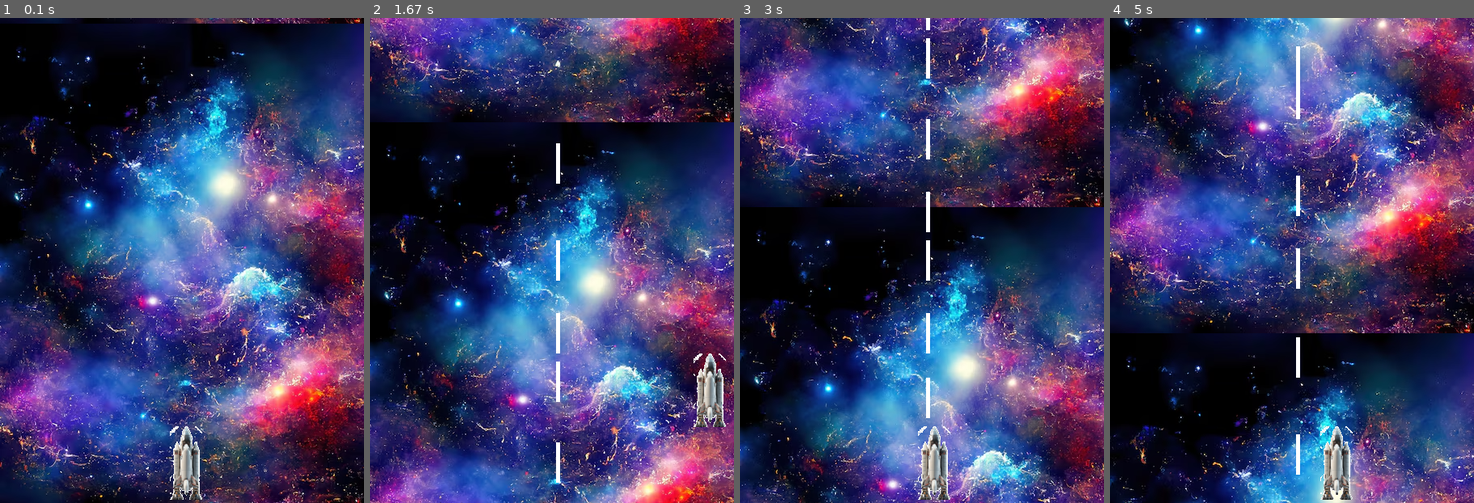
Above: before the commit, frames 1-4 (left to right).
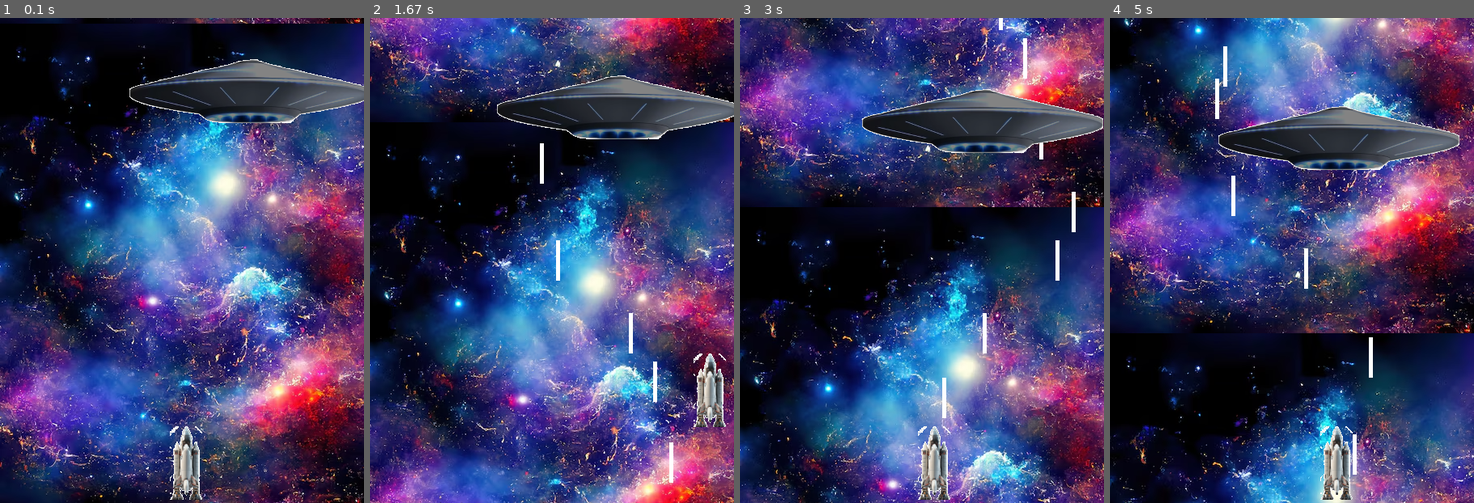
Above: after the commit, the same moments.

Repository: kzm0705/pypygame
Game: pygame game, started from shooting_game.py
The game is run twice, just before and just after one commit, with the same random seed, the same clock (stepped at 60 frames per second) and the same inputs.
Inputs:
- Up to frame 1 (0.1 s): no input
- Up to frame 2 (1.67 s): tap Space at 0.33, 0.73, 1.03, 1.23, 1.57 s; hold Right 0.67-1.13 s; hold Up 1.17-1.47 s; hold Right from 1.5 s (still down)
- Up to frame 3 (3 s): tap Space at 1.87, 2.07, 2.37, 2.63, 2.97 s; release Right at 1.97 s; hold Left 2-2.53 s; hold Down 2.57-2.87 s; hold Left from 2.9 s (still down)
- Up to frame 4 (5 s): tap Space at 3.27, 3.4, 3.8, 4.1, 4.47, 4.87 s; release Left at 3.3 s; hold Up 3.33-3.7 s; hold Right 3.73-4.37 s; hold Down 4.4-4.77 s; hold Left from 4.8 s (still down)

The runs differ from the first frame. In frame 1, 4.9% of the frame differs, in the area x 35-100%, y 8-22%; in frame 2, 5.1%; in frame 3, 6.5%; in frame 4, 6.6%, in the area x 28-96%, y 5-95%.

Commit message:
'drawenemy'

Diff:
--- a/bullet.py
+++ b/bullet.py
@@ -15,8 +15,8 @@
         self.y = float(self.rect.y)
 
     def draw_bullet(self,screen,):
-        # self.rect.x = x
-        # self.rect.y = y
+        #self.rect.left = x
+        #self.rect.top = y
         pygame.draw.rect(screen,(255,255,255),self.rect)
 
     def update_bullet(self):
--- a/enemy.py
+++ b/enemy.py
@@ -14,9 +14,33 @@
     QUIT,
 )
 
-class enemy():
+import math
+
+width = 450
+height = 600
+
+
+class Enemy():
     def __init__(self):
-        super(enemy, self).__init__()
-        # self.surf = pygame.image.load("pypygame/source/png/player.png").convert()
-        # self.surf.set_colorkey((255,255,255), RLEACCEL)
-        # self.rect = self.surf.get_rect(center=(width/2, height/2))
+        self.surf = pygame.image.load("pypygame/source/png/enemy.png").convert()
+        self.surf.set_colorkey((255,255,255), RLEACCEL)
+        self.rect = self.surf.get_rect(center=(100,100))
+        self.radius = 80
+        self.y_center = 50
+        self.x_center = 80
+        self.count = 0
+        self.a = 3.14/360
+        self.deg = 0
+        self.rad = 0
+
+    def enemy_update(self):
+        # if self.count >= 3.14 / 180:
+        #     self.count = 0
+        self.count += self.a / 3.14
+        self.rad = self.count
+
+        y = int(self.radius * math.sin(self.rad)) + self.y_center
+        x = int(self.radius * math.cos(self.rad)) + self.x_center
+
+        self.rect.x = x
+        self.rect.y = y
--- a/shooting_game.py
+++ b/shooting_game.py
@@ -26,19 +26,21 @@
 screen = pygame.display.set_mode((width,height))
 screen_name = pygame.display.set_caption('スペースシューティングゲーム')
 
-bullets_group = pygame.sprite.Group()
 
 #関数
-def fire_bullet():
+def fire_bullet(x,y):
     new_bullet = bullet.Bullet()
+    new_bullet.rect.left = x
+    new_bullet.rect.top = y
     bullets_group.add(new_bullet)
 
 #==========================================================
 #インスタンス生成
 player = player.Player()
-enemy = enemy.enemy()
+enemy = enemy.Enemy()
 boss = boss.boss()
 bg = back_ground.Background()
+bullets_group = pygame.sprite.Group()
 
 #メインループ===============================================================================================================
 flag  =True
@@ -53,7 +55,8 @@
             if event.key == pygame.K_q:
                 flag = False
             if event.key == pygame.K_SPACE:
-                fire_bullet()
+                fire_bullet(player.rect.left,player.rect.top)
+
                 print(bullets_group)
 
 
@@ -68,6 +71,10 @@
     #キャラクターの配置
     screen.blit(player.surf,player.rect)
 
+    #敵の配置
+    enemy.enemy_update()
+    screen.blit(enemy.surf,enemy.rect)
+
     #画面の更新
     pygame.display.update()
     clock.tick(FPS)
Binary file changed: source/png/boss.png
Binary file changed: source/png/enemy.png
